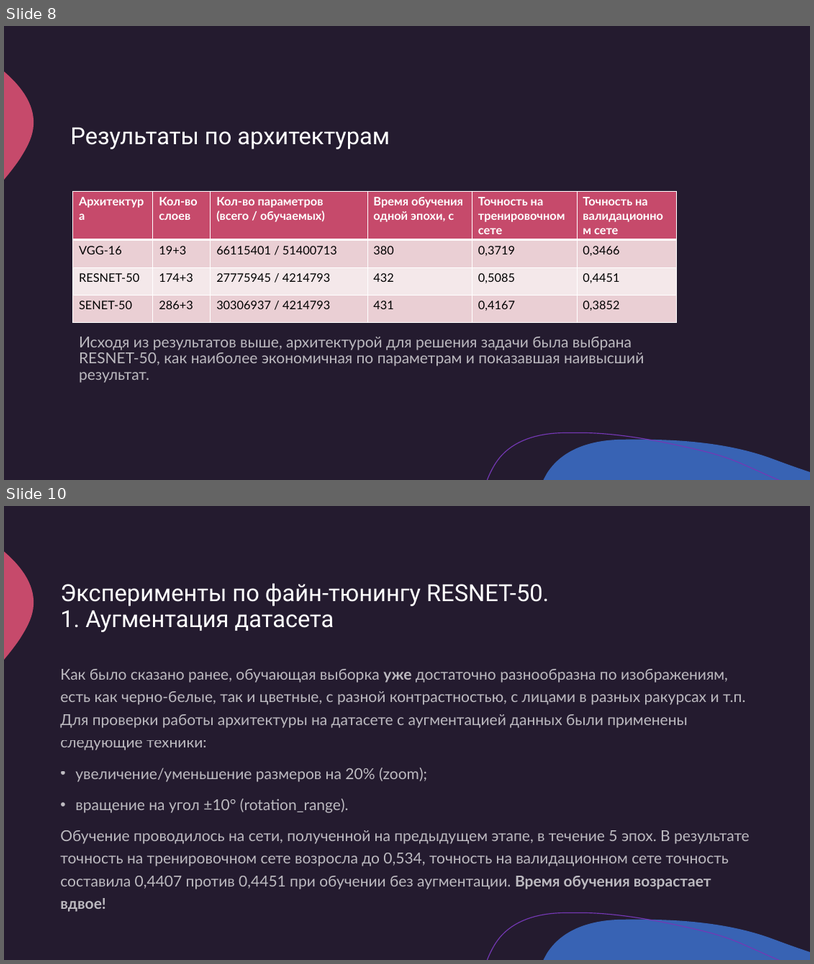
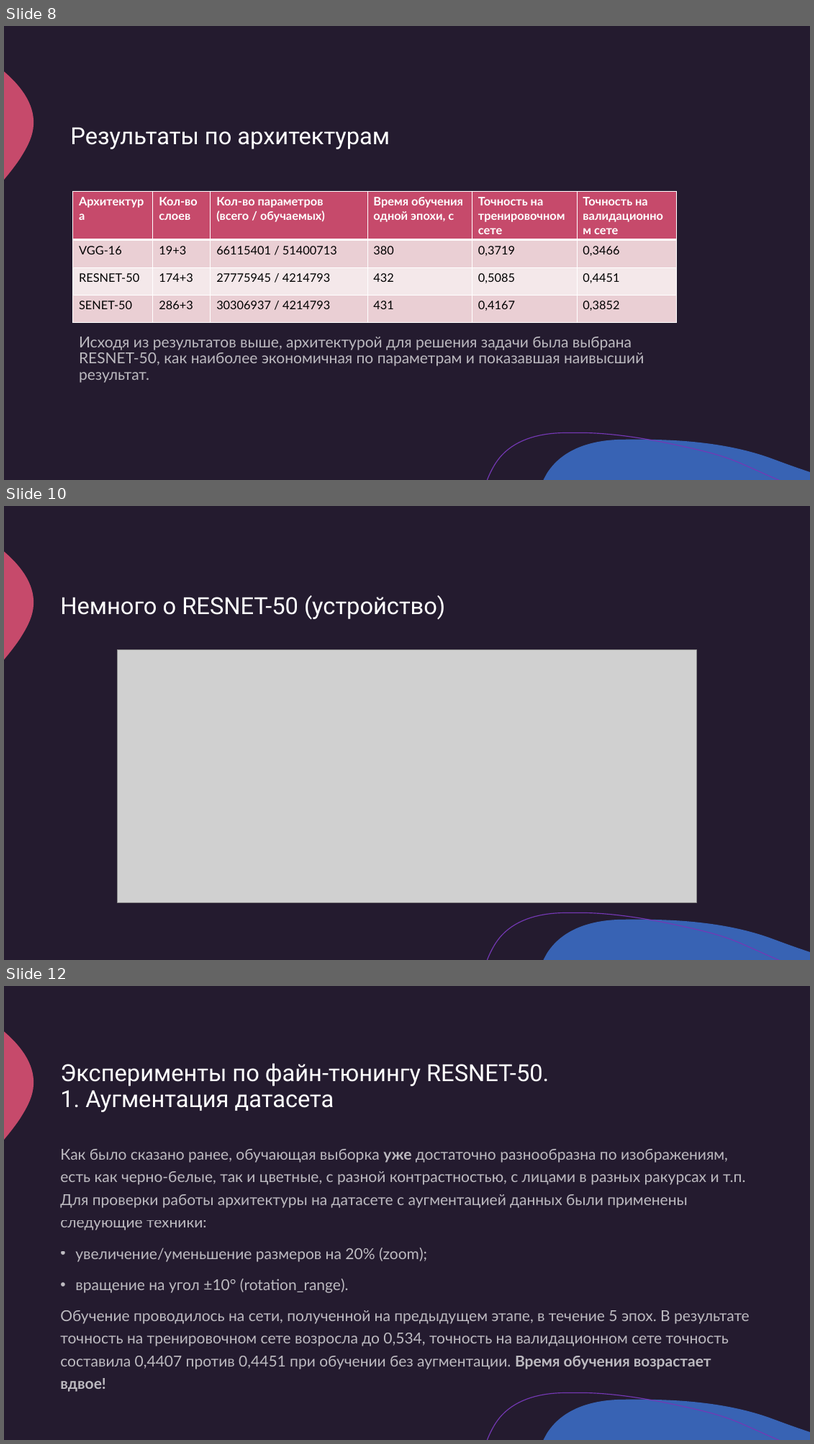
Before and after one commit to sempers/sb_nn, a slide deck: presentation_Bobchenkov.pptx. Shown one above the other, each under a label of ours: slides 8 and 10 before the commit, slides 8, 10 and 12 after it; the slides between them are not shown. The pictures are 814x964 and 814x1444 pixels, drawn with LibreOffice and Linux fonts; fonts in the diff are those of the drawing; grey boxes stand for pictures. Boxes give left, top, right and bottom in pixels: in the first picture for what was removed or moved away, otherwise in the second. Text is boxed around its words. In the diff, an @@ line names an element or a change of style, - is before the commit and + after.

```diff
--- a/presentation_Bobchenkov.pptx
+++ b/presentation_Bobchenkov.pptx
@@ slide 10 added at bbox=[4, 506, 810, 960], background #241B2F; not listed: 3 template elements that a slide beside it also shows @@
@@ title added at bbox=[60, 595, 445, 620], 28 pt, text #FFFFFF @@
+Немного о RESNET-50 (устройство)
@@ picture added at bbox=[118, 650, 697, 903] @@
@@ what was slide 10 is now slide 12 @@
```
Also in this commit, not shown: 1 slide changed, 1 other slide added, 3 other files.
